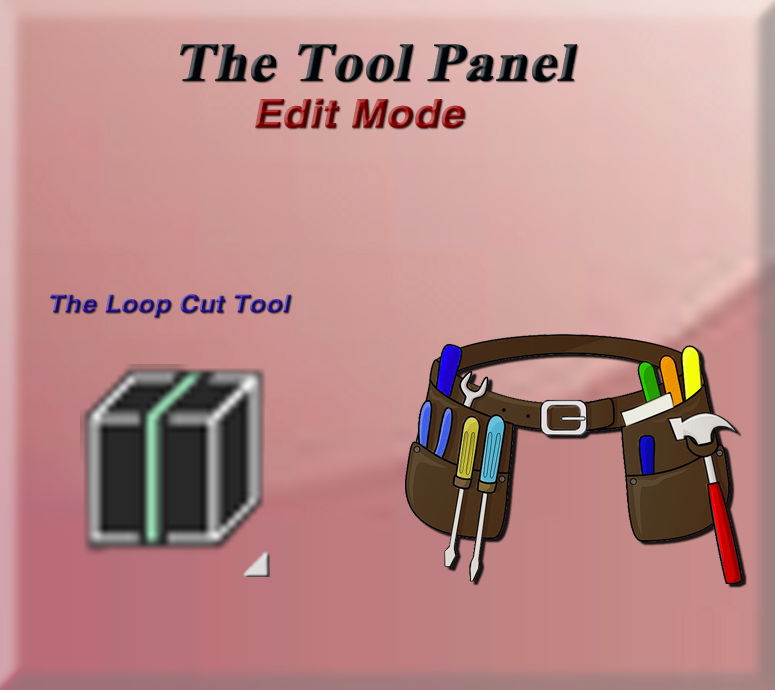
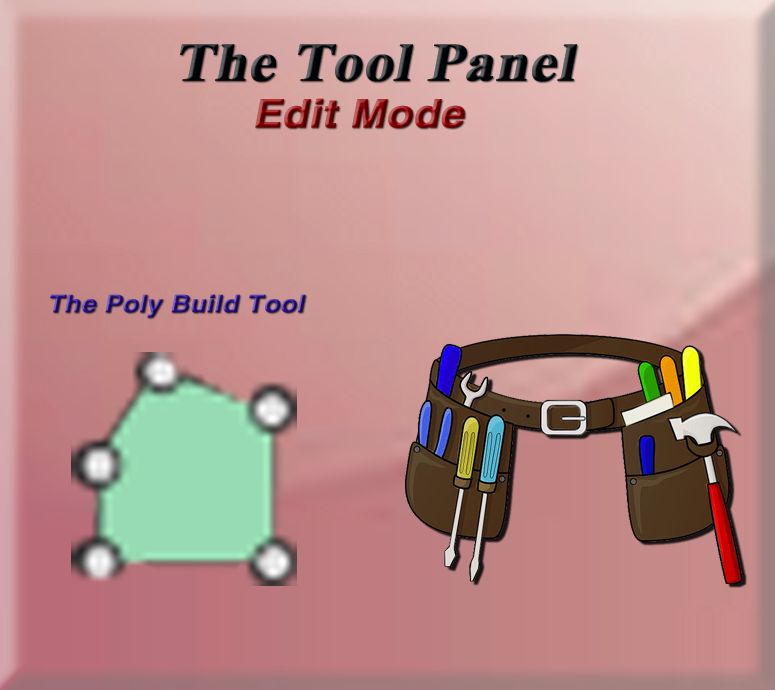
Revision of a layered 775 × 690 image; what changed, layer by layer:
renamed "Hue/Saturation 2" to "Layer 3", painted on it over left=71, top=352, right=297, bottom=586
removed layer "Layer 2" over left=80, top=364, right=272, bottom=556
renamed "The Loop Cut Tool" to "The Poly Build Tool", painted on it over left=107, top=294, right=306, bottom=318
